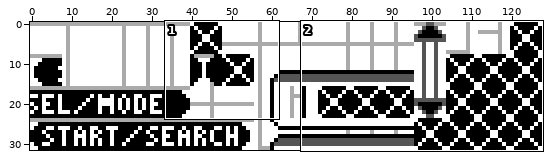
One commit to this sprite sheet: gfx/pokedex/pokedex.png. The first picture is a wide view before the edit; the outline marks the close-up.
Close-up. First the earlier version:
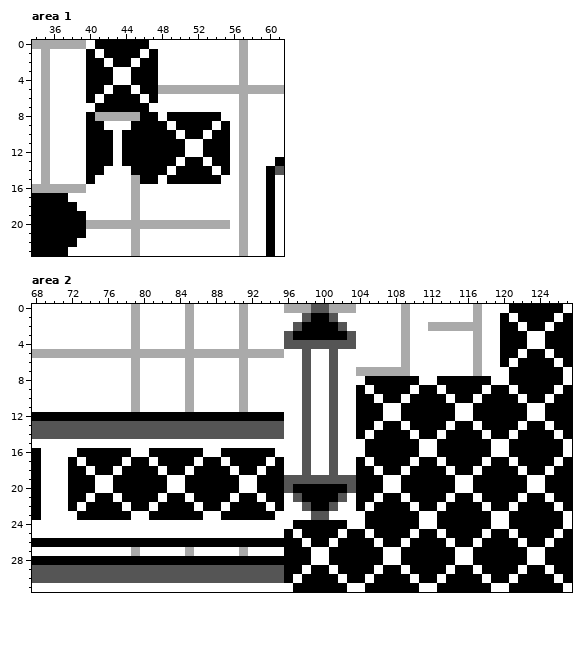
The file is 128x32 pixels. Shown: area 1: x 34..61, y 0..23; area 2: x 68..127, y 0..31.
New version:
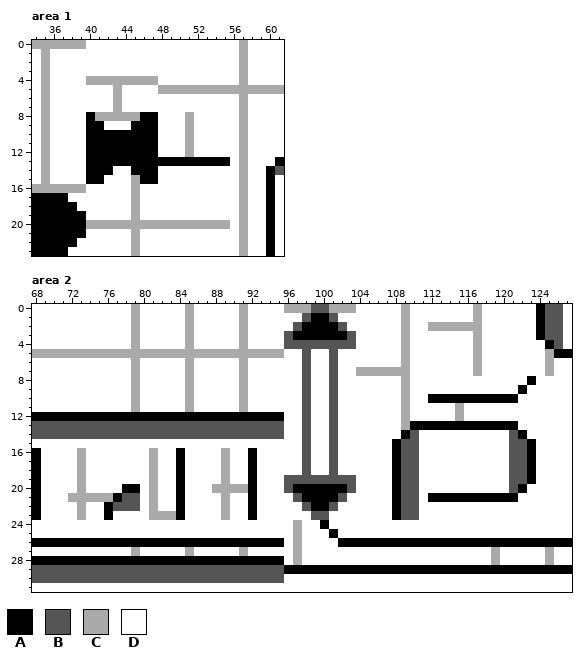
Palette (. is transparent): A #000000  B #555555  C #aaaaaa  D #ffffff
From old to new:
Changed rows in their new state; - is an unchanged pixel.
Area 1:
first column x 40:
 0 -DDDDDD---------
 1 D-DDDD-D--------
 2 DD-DD-DD--------
 3 DDD--DDD--------
 4 CCCCCCCC--------
 5 DD-CD-DD--------
 6 D-DCDD-D--------
 7 -DDCDDD---------
 8 ---------DDCDDD-
 9 --------D-DCDD-D
10 ---A----DD-CD-DD
11 ---A----DDDC-DDD
12 ---A----DDDC-DDD
13 ---A------A--A--
14 --A-----D-DDDD-D
15 -A-------DDDDDD-
Area 2:
first column x 72:
 0 -------------------------------------------------DDD-BB-
 1 ------------------------------------------------D-DD-BBD
 2 ------------------------------------------------DD-D-BBD
 3 ------------------------------------------------DDD-ABBD
 4 ------------------------------------------------DDD---BD
 5 ------------------------------------------------DD-DDC--
 6 ------------------------------------------------D-DDDC-D
 7 -------------------------------------------------DDDDCD-
 8 ---------------------------------DDDDCD--DDDDDD--DD-DDD-
 9 --------------------------------D-DDDC-DD-DDDD-DD--DDD-D
10 --------------------------------DD-DDCDD--A--A-----DD-DD
11 --------------------------------DDD--CDDDDDC-DDDDDD--DDD
12 --------------------------------DDD--CDDDDDC-DDDDDD--DDD
13 --------------------------------DD-DDC----A--A-----DD-DD
14 --------------------------------D-DDD-BDD-DDDD-DDB-DDD-D
15 ---------------------------------DDD-BB--DDDDDD--BB-DDD-
16 -CDDDDD--CDD-DD--CDD-DD----------DDD-BB--DDDDDD--BB-DDD-
17 DCDDDD-DDCDD-D-DDCDD-D-D--------D-DD-BBDD-DDDD-DDBB-DD-D
18 DC-DD-DDDC-D--DDDC-D--DD--------DD-D-BBDDD-DD-DDDBB-D-DD
19 DCD--DDDDCD-ADDDDCD-ADDD--------DDD-ABBDDDD--DDDDBBA-DDD
20 DCD--D--DCD-ADDDCCCCADDD--------DDD-ABBDDDD--DDDDB---DDD
21 CCCCCABBDC-D--DDDC-D--DD--------DD-D-BBD--A--A-----DD-DD
22 DCDD-BBBDCDD-D-DDCDD-D-D--------D-DD-BBDD-DDDD-DD-DDDD-D
23 -CDD-DD--CCC-DD--CDD-DD----------DDD-BB--DDDDDD--DDDDDD-
24 -------------------------CDD-DD--DDDDDD--DDDDDD--DDDDDD-
25 ------------------------DCDDD--DD-DDDD-DD-DDDD-DD-DDDD-D
26 ------------------------DC-DD-----A--A----A--A----A--A--
27 ------------------------DCD--DDDDDD--DDDDDD--DDCDDD--CDD
28 ------------------------DCD--DDDDDD--DDDDDD--DDCDDD--CDD
29 --------------------------A--A----A--A----A--A----A--A--
30 ------------------------D-DDDD-DD-DDDD-DD-DDDD-DD-DDDD-D
31 -------------------------DDDDDD--DDDDDD--DDDDDD--DDDDDD-
